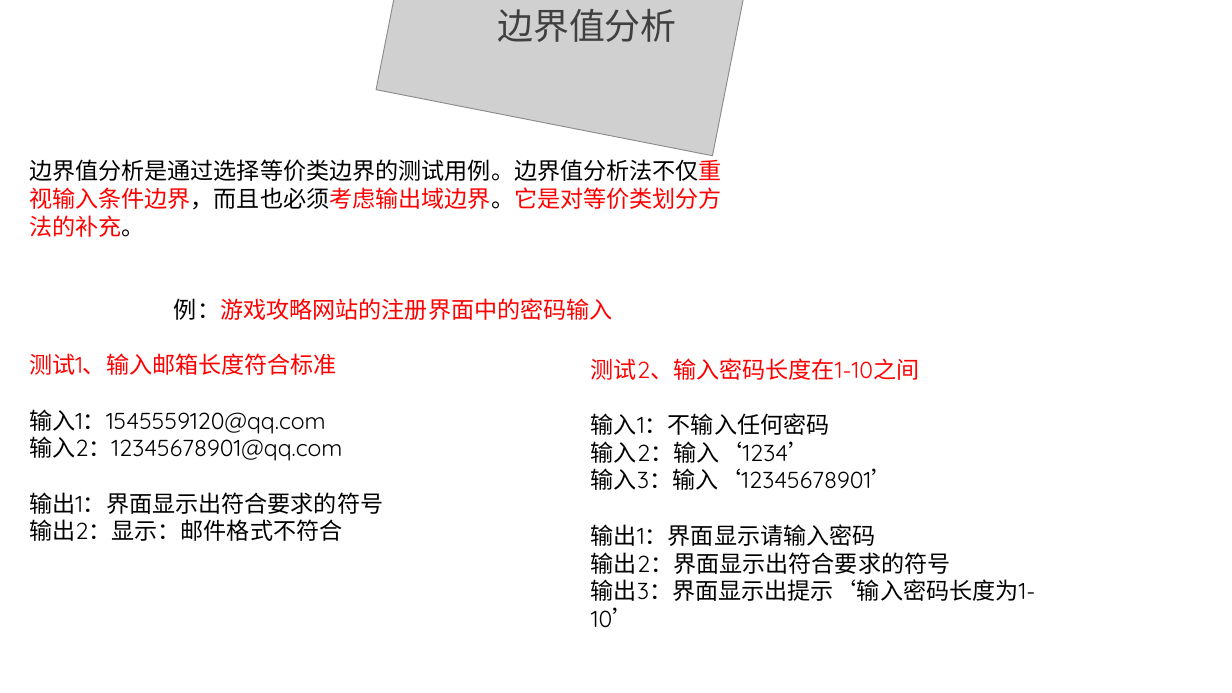
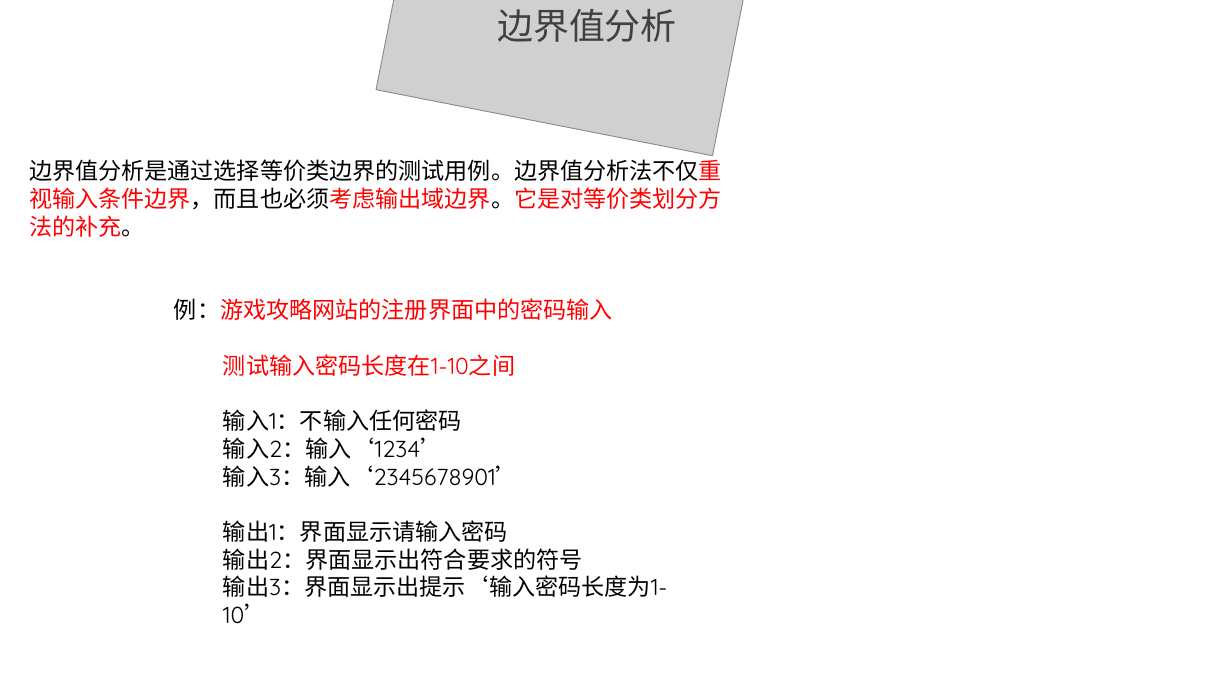
Before and after one commit to ConstanTWT/SE2020-G01, a slide deck: slide 39 of 翻转PPT/SE2020-G01-实现阶段翻转课堂PPT.pptx. Drawn at 1232x693 pixels with LibreOffice and Linux fonts; fonts in the diff are those of the drawing; grey boxes stand for pictures; background and template pictures are left out. Boxes give left, top, right and bottom in pixels: in the first picture for what was removed or moved away, otherwise in the second. Text is boxed around its words. In the diff, an @@ line names an element or a change of style, - is before the commit and + after.

```diff
--- a/翻转PPT/SE2020-G01-实现阶段翻转课堂PPT.pptx
+++ b/翻转PPT/SE2020-G01-实现阶段翻转课堂PPT.pptx
@@ text at [29,353,383,541]: paragraphs removed @@
-测试1、输入邮箱长度符合标准
-输入1：1545559120@qq.com
-输入2：12345678901@qq.com
-输出1：界面显示出符合要求的符号
-输出2：显示：邮件格式不符合
@@ text "测试输入密码长度在1-10之间": place and size @@
-text "测试输入密码长度在1-10之间" at [591,358,1035,628]
+text "测试输入密码长度在1-10之间" at [223,354,667,624]
@@ text at [223,354,515,376]: text changed @@
-测试2、输入密码长度在1-10之间
+测试输入密码长度在1-10之间
@@ text at [223,465,519,487]: text changed @@
-输入3：输入‘12345678901’
+输入3：输入‘2345678901’
```
Also in this commit, not shown: 3 other slides changed, 1 slide removed, 1 other file.
